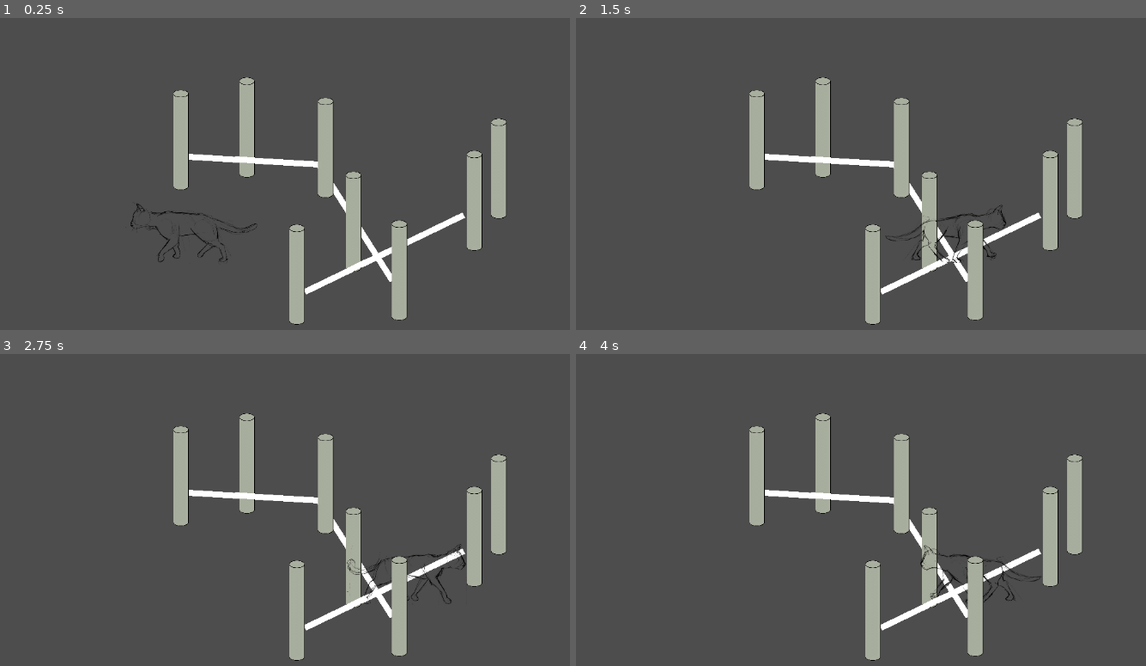
Above: before the commit, frames 1-4 (two rows, left to right).
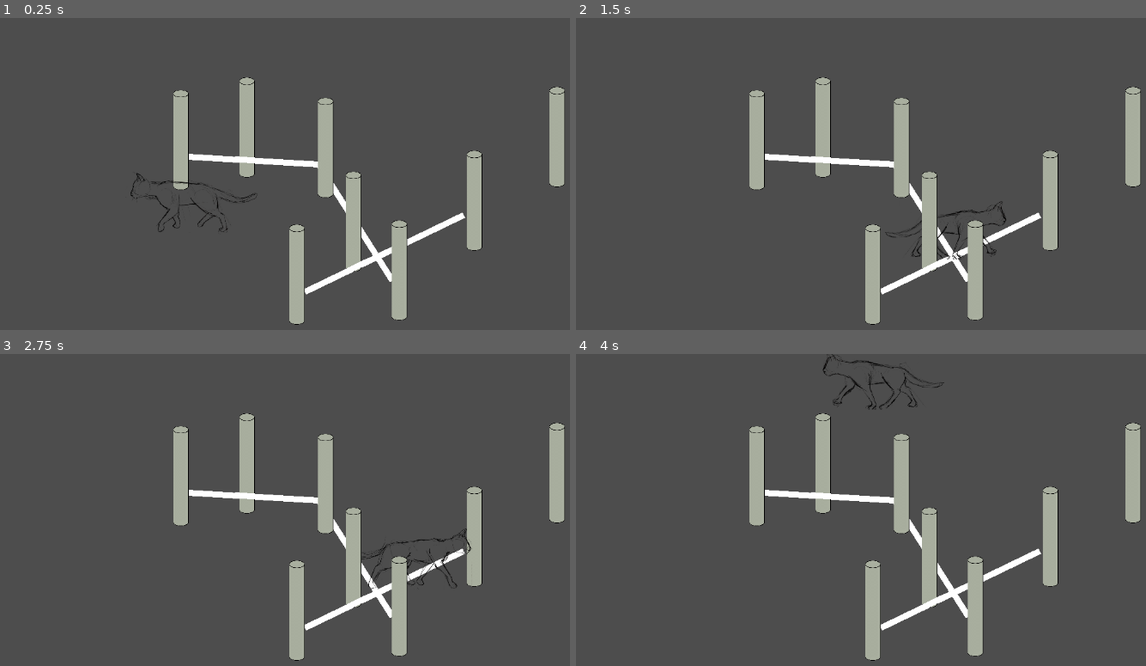
Above: after the commit, the same moments.

Repository: Flodurs/Godotwildjam63
Game: Godot game, scene res://szenen/level/Level.tscn
The game is run twice, just before and just after one commit, with the same random seed, the same clock (stepped at 60 frames per second) and the same inputs.
Inputs:
- Up to frame 1 (0.25 s): no input
- Up to frame 2 (1.5 s): tap Enter at 0.5 s; hold D (mRight) 0.53-1.28 s; hold S (mDown) from 1.28 s (still down)
- Up to frame 3 (2.75 s): release S (mDown) at 2.03 s; hold D (mRight) from 2.03 s (still down)
- Up to frame 4 (4 s): release D (mRight) at 2.78 s; hold W (mUp) 2.78-3.53 s; hold A (mLeft) from 3.53 s (still down)

The runs differ from the first frame. In frame 1, 2.1% of the frame differs, in the area x 22-100%, y 22-79%; in frame 2, 2.1%; in frame 3, 2.1%; in frame 4, 2.2%, in the area x 43-100%, y 0-80%.

Commit message:
y sort fix

Diff:
--- a/szenen/entitys/katze.gd
+++ b/szenen/entitys/katze.gd
@@ -6,9 +6,7 @@
 func _ready():
 	pass # Replace with function body.
 
-
-# Called every frame. 'delta' is the elapsed time since the previous frame.
-func _process(delta):
+func _physics_process(delta):
 	velocity = Vector2.ZERO
 	if Input.is_action_pressed("mRight"):
 		$AnimatedSprite2D.flip_v = 1
@@ -35,3 +33,7 @@
 		$AudioStreamPlayer.stop()
 
 	move_and_slide()
+
+# Called every frame. 'delta' is the elapsed time since the previous frame.
+func _process(delta):
+	pass
--- a/szenen/entitys/katze.tscn
+++ b/szenen/entitys/katze.tscn
@@ -28,30 +28,25 @@
 }]
 
 [sub_resource type="CapsuleShape2D" id="CapsuleShape2D_4018o"]
-radius = 52.0
-height = 228.0
-
-[sub_resource type="PlaceholderTexture2D" id="PlaceholderTexture2D_mn52i"]
+radius = 17.0
+height = 184.0
 
 [node name="Katze" type="CharacterBody2D"]
 motion_mode = 1
 script = ExtResource("1_s5uc3")
 
 [node name="AnimatedSprite2D" type="AnimatedSprite2D" parent="."]
+z_as_relative = false
+position = Vector2(1.81188e-13, -51)
 rotation = -1.5708
 scale = Vector2(0.05, 0.05)
 sprite_frames = SubResource("SpriteFrames_30qp0")
-frame_progress = 0.960349
+frame_progress = 0.0677717
 
 [node name="CollisionShape2D" type="CollisionShape2D" parent="."]
+position = Vector2(0, -10)
 rotation = 1.5708
 shape = SubResource("CapsuleShape2D_4018o")
-
-[node name="Sprite2D" type="Sprite2D" parent="."]
-visible = false
-position = Vector2(-2, -7.62939e-06)
-scale = Vector2(49.75, 37.25)
-texture = SubResource("PlaceholderTexture2D_mn52i")
 
 [node name="AudioStreamPlayer" type="AudioStreamPlayer" parent="."]
 stream = ExtResource("6_bfmj0")
--- a/szenen/level/Level.tscn
+++ b/szenen/level/Level.tscn
@@ -1,13 +1,9 @@
-
-[gd_scene load_steps=5 format=3 uid="uid://ct8c5s7tamylk"]
-
+[gd_scene load_steps=6 format=3 uid="uid://ct8c5s7tamylk"]
 
 [ext_resource type="Script" path="res://szenen/level/Level.gd" id="1_6dvvy"]
 [ext_resource type="PackedScene" uid="uid://ceheqoktc83rp" path="res://szenen/entitys/katze.tscn" id="1_6sbvf"]
 [ext_resource type="PackedScene" uid="uid://d0sprmhk4yyal" path="res://szenen/objekte/Pillar.tscn" id="1_caku8"]
-
-[ext_resource type="PackedScene" uid="uid://cxc1mipvyf0xl" path="res://szenen/objekte/Seilstueck.tscn" id="4_gyvuw"]
-
+[ext_resource type="PackedScene" path="res://szenen/objekte/Seilstueck.tscn" id="4_gyvuw"]
 [ext_resource type="PackedScene" uid="uid://bp23twwcjwjpl" path="res://szenen/objekte/pillar_b.tscn" id="4_jmtgy"]
 
 [node name="Level" type="Node2D"]
@@ -36,9 +32,7 @@
 position = Vector2(797, 385)
 
 [node name="Katze" parent="." instance=ExtResource("1_6sbvf")]
-y_sort_enabled = true
 position = Vector2(324, 361)
-
 
 [node name="Seilstueck" parent="." instance=ExtResource("4_gyvuw")]
 points = PackedVector2Array(315, 233, 535, 246)
@@ -50,4 +44,4 @@
 points = PackedVector2Array(512, 460, 779, 331)
 
 [node name="PillarB" parent="." instance=ExtResource("4_jmtgy")]
-position = Vector2(838, 328)
+position = Vector2(936, 275)
--- a/szenen/objekte/Pillar.tscn
+++ b/szenen/objekte/Pillar.tscn
@@ -7,7 +7,6 @@
 radius = 12.0
 
 [node name="Pillar" type="StaticBody2D"]
-y_sort_enabled = true
 script = ExtResource("1_8weh0")
 
 [node name="pillarIMage" type="Sprite2D" parent="."]
--- a/szenen/objekte/pillar_b.tscn
+++ b/szenen/objekte/pillar_b.tscn
@@ -3,8 +3,10 @@
 [ext_resource type="Texture2D" uid="uid://bg5keyqr0tirw" path="res://assets/sprites/pillar_VORLAEUFIG.png" id="1_tasid"]
 
 [sub_resource type="CircleShape2D" id="CircleShape2D_p455g"]
+radius = 15.0333
 
 [node name="PillarB" type="StaticBody2D"]
+z_as_relative = false
 
 [node name="Sprite2D" type="Sprite2D" parent="."]
 position = Vector2(1, -77)
Not shown: 1 places in szenen/entitys/katze.tscn that only renumber resources
